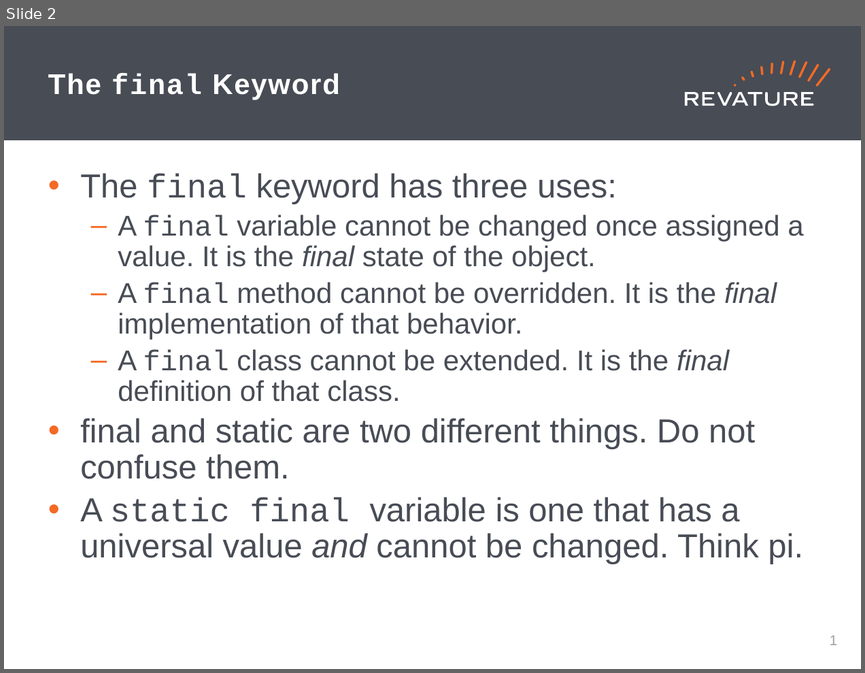
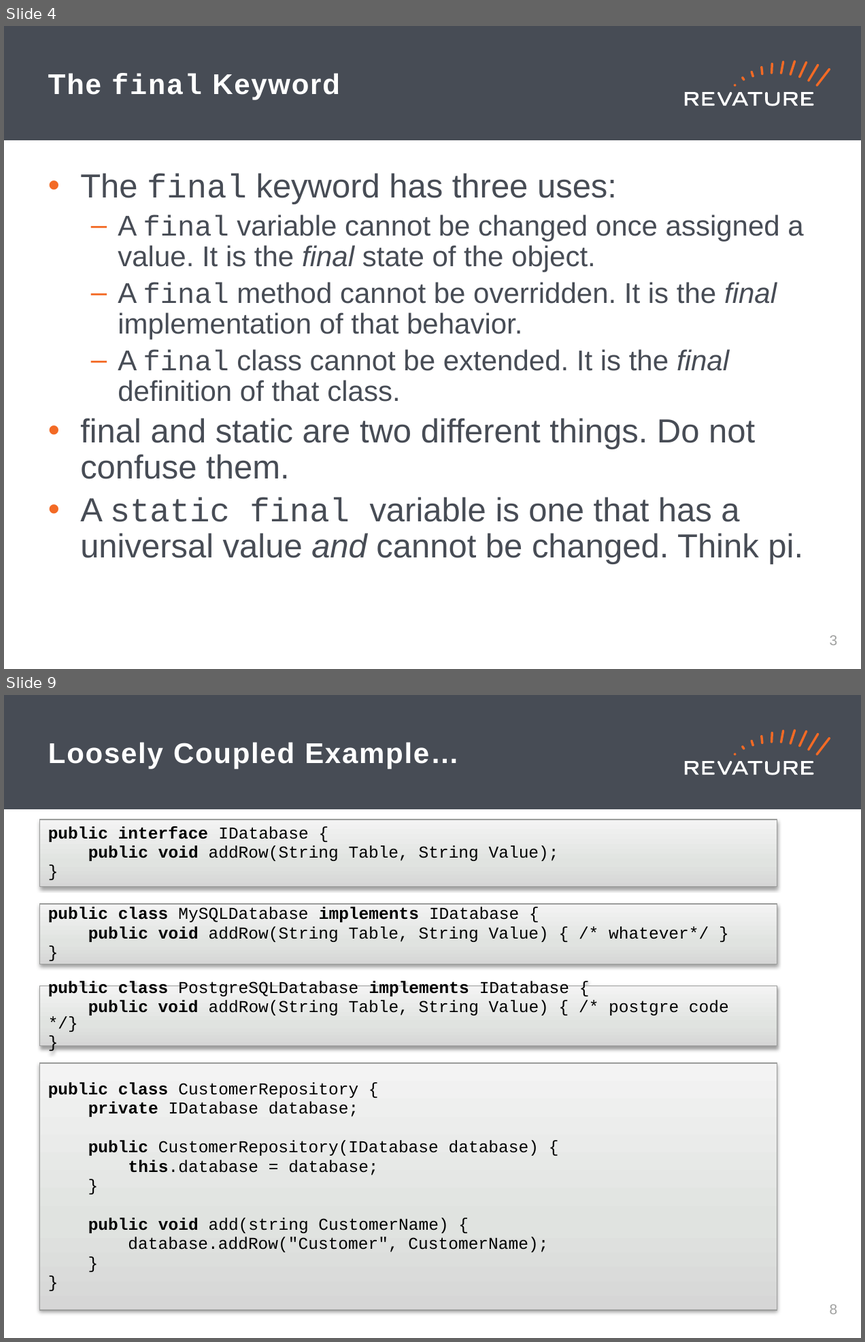
Before and after one commit to jhigherevature/8302021_RAP, a slide deck: powerpoints/Day_14.pptx. Shown one above the other, each under a label of ours: slide 2 before the commit, slides 4 and 9 after it; the slides between them are not shown. The pictures are 865x673 and 865x1342 pixels, drawn with LibreOffice and Linux fonts; fonts in the diff are those of the drawing. Boxes give left, top, right and bottom in pixels: in the first picture for what was removed or moved away, otherwise in the second. Text is boxed around its words. In the diff, an @@ line names an element or a change of style, - is before the commit and + after.

```diff
--- a/powerpoints/Day_14.pptx
+++ b/powerpoints/Day_14.pptx
@@ slide 9 added at (x1=4, y1=695, x2=861, y2=1338), background #FFFFFF; not listed: 19 template elements that a slide beside it also shows @@
@@ title added at (x1=48, y1=742, x2=459, y2=768), 24 pt, text #FFFFFF, bold @@
+Loosely Coupled Example…
@@ rectangle added at (x1=40, y1=819, x2=778, y2=886), fill gradient #D6D7D6 to #E2E2E2 to #F4F4F4, outline #9C9D9C 0.75 pt, 14 pt, text #000000 @@
+public interface IDatabase {
+public void addRow(String Table, String Value);
+}
@@ rectangle added at (x1=40, y1=904, x2=778, y2=964), fill gradient #D6D7D6 to #E2E2E2 to #F4F4F4, outline #9C9D9C 0.75 pt, 14 pt, text #000000 @@
+public class MySQLDatabase implements IDatabase {
+public void addRow(String Table, String Value) { /* whatever*/ }
+}
@@ rectangle added at (x1=40, y1=985, x2=778, y2=1045), fill gradient #D6D7D6 to #E2E2E2 to #F4F4F4, outline #9C9D9C 0.75 pt, 14 pt, text #000000 @@
+public class PostgreSQLDatabase implements IDatabase {
+public void addRow(String Table, String Value) { /* postgre code */}
+}
@@ rectangle added at (x1=40, y1=1063, x2=778, y2=1309), fill gradient #D6D7D6 to #E2E2E2 to #F4F4F4, outline #9C9D9C 0.75 pt, 14 pt, text #000000 @@
+public class CustomerRepository {
+private IDatabase database;
+public CustomerRepository(IDatabase database) {
+this.database = database;
+}
+public void add(string CustomerName) {
+database.addRow("Customer", CustomerName);
+}
+}
@@ page number added at (x1=830, y1=1304, x2=838, y2=1314), 12 pt, text #A0A1A0 @@
+8
@@ what was slide 2 is now slide 4 @@
@@ page number at (x1=830, y1=635, x2=838, y2=645): text changed @@
-1
+3
```
Also in this commit, not shown: 8 other slides added, 4 other files.
